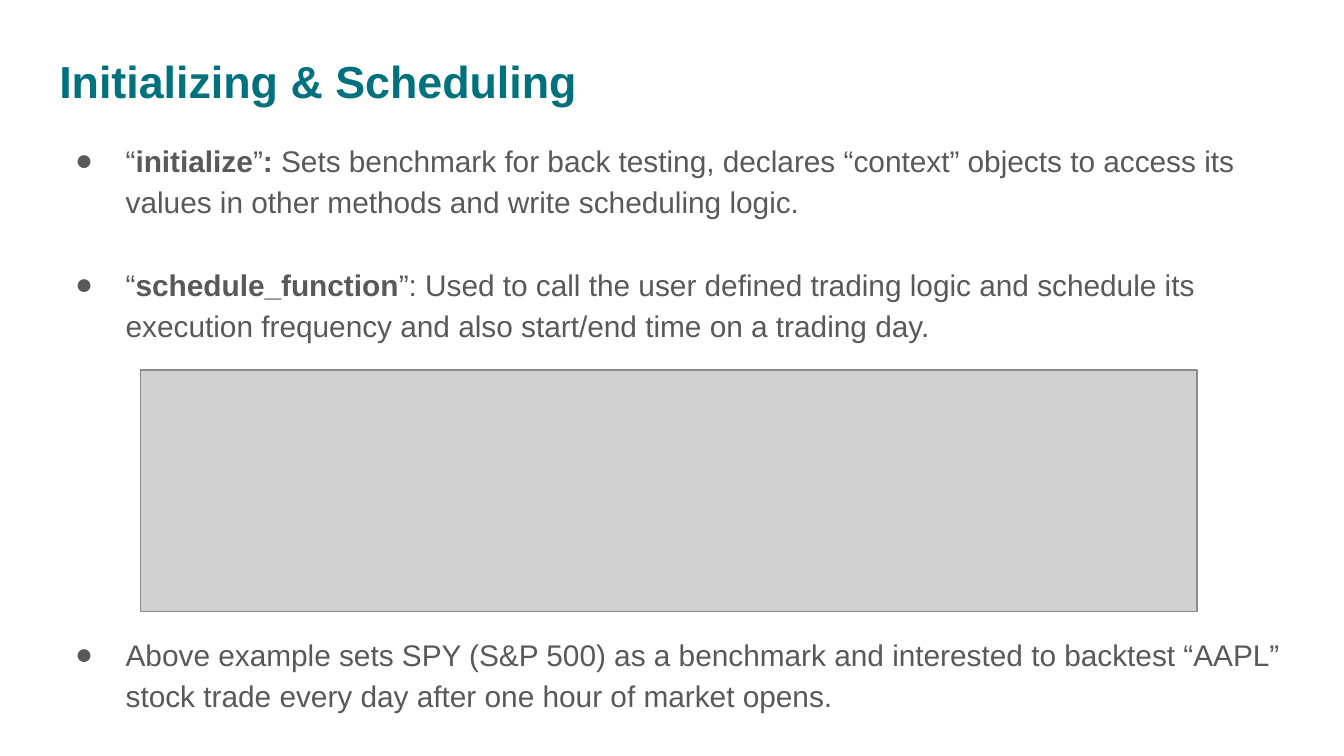
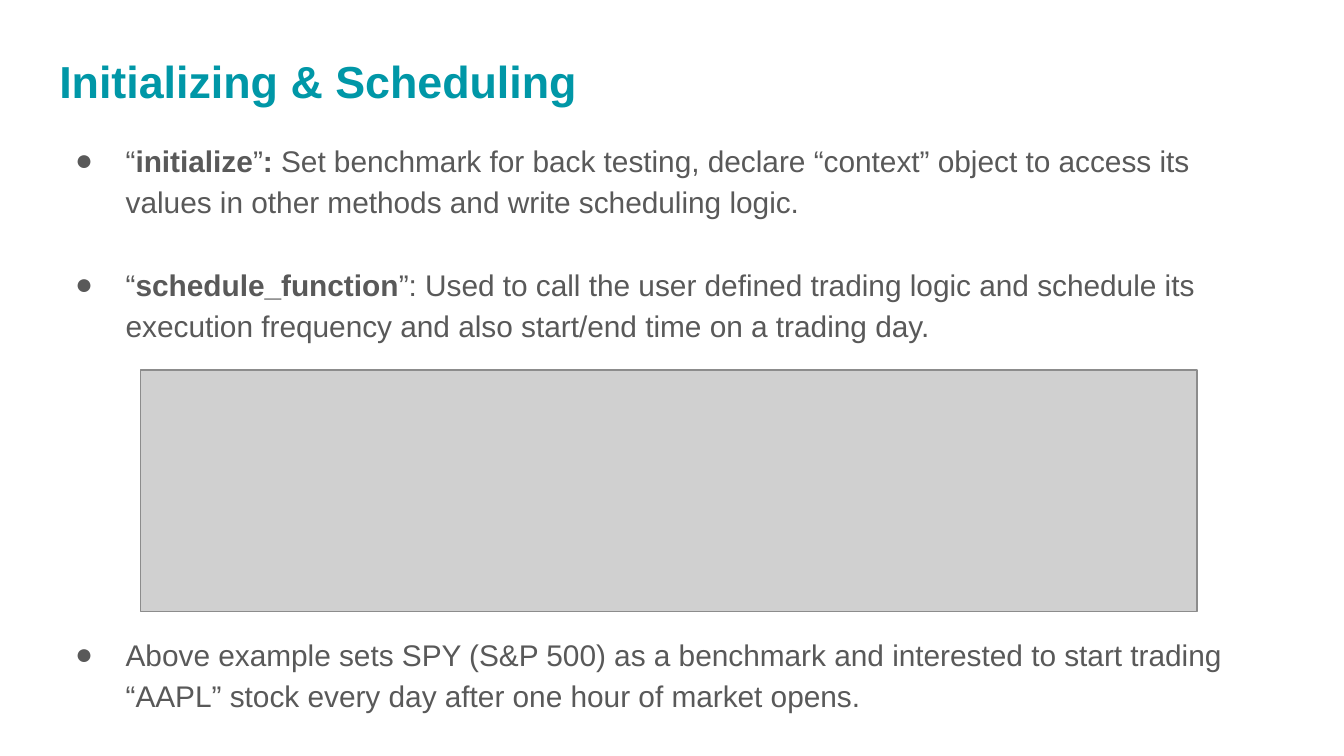
Before and after one commit to rajaharsha/Algorithm-Trading, a slide deck: slide 8 of PairTrading.pptx. Drawn at 1344x756 pixels with LibreOffice and Linux fonts; fonts in the diff are those of the drawing; grey boxes stand for pictures. Boxes give left, top, right and bottom in pixels: in the first picture for what was removed or moved away, otherwise in the second. Text is boxed around its words. In the diff, an @@ line names an element or a change of style, - is before the commit and + after.

```diff
--- a/PairTrading.pptx
+++ b/PairTrading.pptx
@@ title "Initializing & Scheduling" at [59,65,576,107]: text colour #00717D to #0097A7 @@
@@ text at [126,150,1190,219]: text changed @@
-● “initialize”: Sets benchmark for back testing, declares “context” objects to access its values in other methods and write scheduling logic.
+● “initialize”: Set benchmark for back testing, declare “context” object to access its values in other methods and write scheduling logic.
@@ text at [126,644,1221,713]: text changed @@
-● Above example sets SPY (S&P 500) as a benchmark and interested to backtest “AAPL” stock trade every day after one hour of market opens.
+● Above example sets SPY (S&P 500) as a benchmark and interested to start trading “AAPL” stock every day after one hour of market opens.
```
Also in this commit, not shown: 12 other slides changed, 5 slides added, 1 slide removed, 3 other files.
